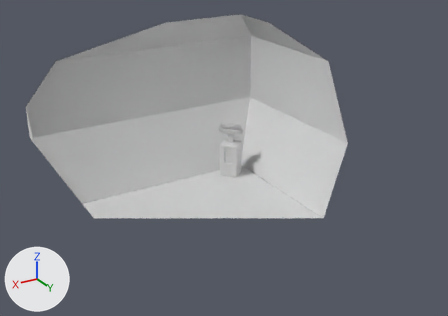
Renders of the FBX model Assets/Resources/Menu.fbx from each side of a commit.
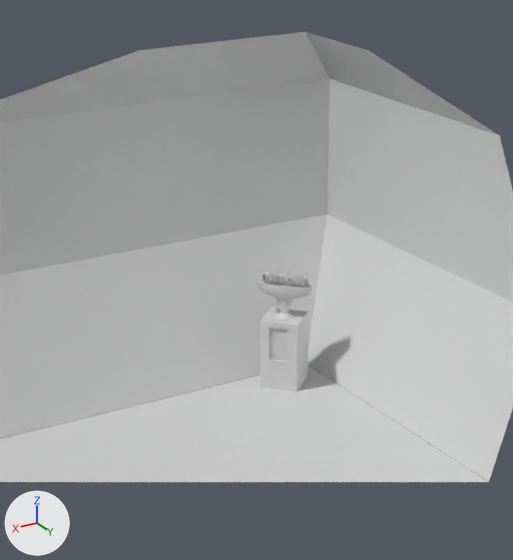
Each version appears first whole from a camera (50 mm lens) standing at (27.1, 47.8, 30.3) and looking at (-0.8, 1.4, 7.1), and next in a close-up on the part from 23% to 75% of the width and 0% to 80% of the height. The axes (+X, +Y, +Z) are drawn at lower left. The lights are the same throughout. Everything nearer to the camera than a plane just in front of the edit is cut away. Where no turn or scale is listed for an object, it has been applied to the vertices. Vertices at the same position are counted once.
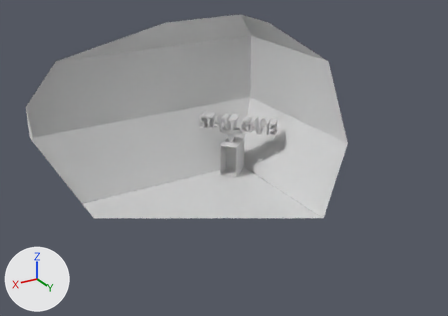
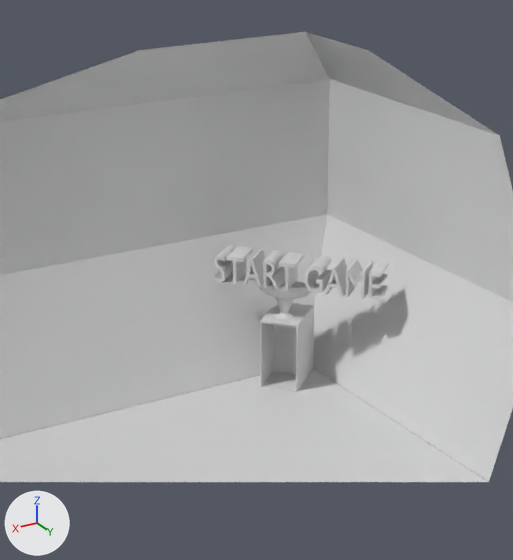
Diff of the bpy script that builds the scene:
```diff
--- a/Assets/Resources/Menu.fbx.py
+++ b/Assets/Resources/Menu.fbx.py
@@ me_mesh_001 @@
 # used by ob_plane; location = (-7.67, -8.54, 0.0)
-me_mesh_001.from_pydata(...)  # 5912 vertices, 5892 faces; spans x -1.41..1.41, y -1.41..1.41, z 0.0..6.03
+me_mesh_001.from_pydata(...)  # 6066 vertices, 6047 faces; spans x -4.06..2.96, y -3.19..4.53, z 0.0..6.99
+# me_mesh_001 part 1: the loose piece of 108 vertices spanning x -0.97..-0.5, y 0.67..1.11, z 5.62..6.02 is scaled about its middle by 3.59, then moved by (-2.49, 2.86, 0.43)
+# me_mesh_001 part 2: the loose piece of 110 vertices spanning x -0.63..-0.08, y 0.19..0.71, z 5.62..6.03 is scaled about its middle by 3.59, then moved by (-1.5, 1.73, 0.44)
+# me_mesh_001 part 3: the loose piece of 1008 vertices spanning x -0.42..0.11, y -0.03..0.48, z 5.62..6.03 is scaled about its middle by 3.59, then moved by (-1.0, 1.15, 0.43)
+# me_mesh_001 part 4: the loose piece of 66 vertices spanning x -0.16..0.36, y -0.32..0.17, z 5.62..6.02 is scaled about its middle by 3.59, then moved by (-0.33, 0.38, 0.43)
+# me_mesh_001 part 5: the loose piece of 940 vertices spanning x 0.0..0.51, y -0.49..-0.01, z 5.62..6.02 is scaled about its middle by 3.59, then moved by (0.07, -0.08, 0.43)
+# me_mesh_001 part 6: the loose piece of 110 vertices spanning x 0.17..0.71, y -0.73..-0.2, z 5.62..6.03 is scaled about its middle by 3.59, then moved by (0.54, -0.63, 0.44)
+# me_mesh_001 part 7: the loose piece of 66 vertices spanning x 0.35..0.87, y -0.91..-0.42, z 5.62..6.02 is scaled about its middle by 3.59, then moved by (0.99, -1.15, 0.43)
+# me_mesh_001 part 8: a new loose piece of 138 vertices spanning x -3.53..-1.61, y 2.08..3.92, z 5.54..6.98
+# me_mesh_001 part 9: the loose piece of 136 vertices spanning x -0.82..-0.28, y 0.42..0.93, z 5.62..6.02 is deleted
+# me_mesh_001 part 10: 6 vertices moved within x -0.01..0.59, y -1.0..0.0, z 4.74..5.62; 1479 vertices removed from x -1.41..1.08, y -1.41..1.41, z 0.0..6.03; 1631 vertices added at x -2.31..2.96, y -3.19..1.41, z 0.0..6.99
```

Where the change shows, as pixel boxes (x1, y1, x2, y2) in the close-ups (513 x 560 px; the box of a moved part takes in the faces that stretch with it):
'Plane', reshaped (207% wider, 21% taller)
    before: (257, 271, 313, 392)
    after: (214, 245, 388, 392)
part 1 of me_mesh_001, moved or reshaped
    before: (303, 276, 309, 286)
    after: (368, 261, 388, 301)
part 2 of me_mesh_001, moved or reshaped
    before: (291, 274, 297, 285)
    after: (324, 258, 347, 297)
part 3 of me_mesh_001, moved or reshaped
    before: (286, 274, 293, 284)
    after: (305, 255, 332, 294)
part 4 of me_mesh_001, moved or reshaped
    before: (279, 273, 286, 283)
    after: (279, 252, 305, 290)
part 5 of me_mesh_001, moved or reshaped
    before: (274, 272, 280, 283)
    after: (263, 250, 285, 289)
part 6 of me_mesh_001, moved or reshaped
    before: (269, 272, 275, 283)
    after: (243, 249, 266, 287)
part 7 of me_mesh_001, moved or reshaped
    before: (264, 271, 271, 282)
    after: (226, 246, 253, 284)
part 8 of me_mesh_001, added
    after: (345, 259, 373, 299)
part 9 of me_mesh_001, deleted
    before: (297, 275, 305, 286)
part 10 of me_mesh_001, moved or reshaped
    before: (257, 271, 313, 392)
    after: (214, 245, 314, 392)
